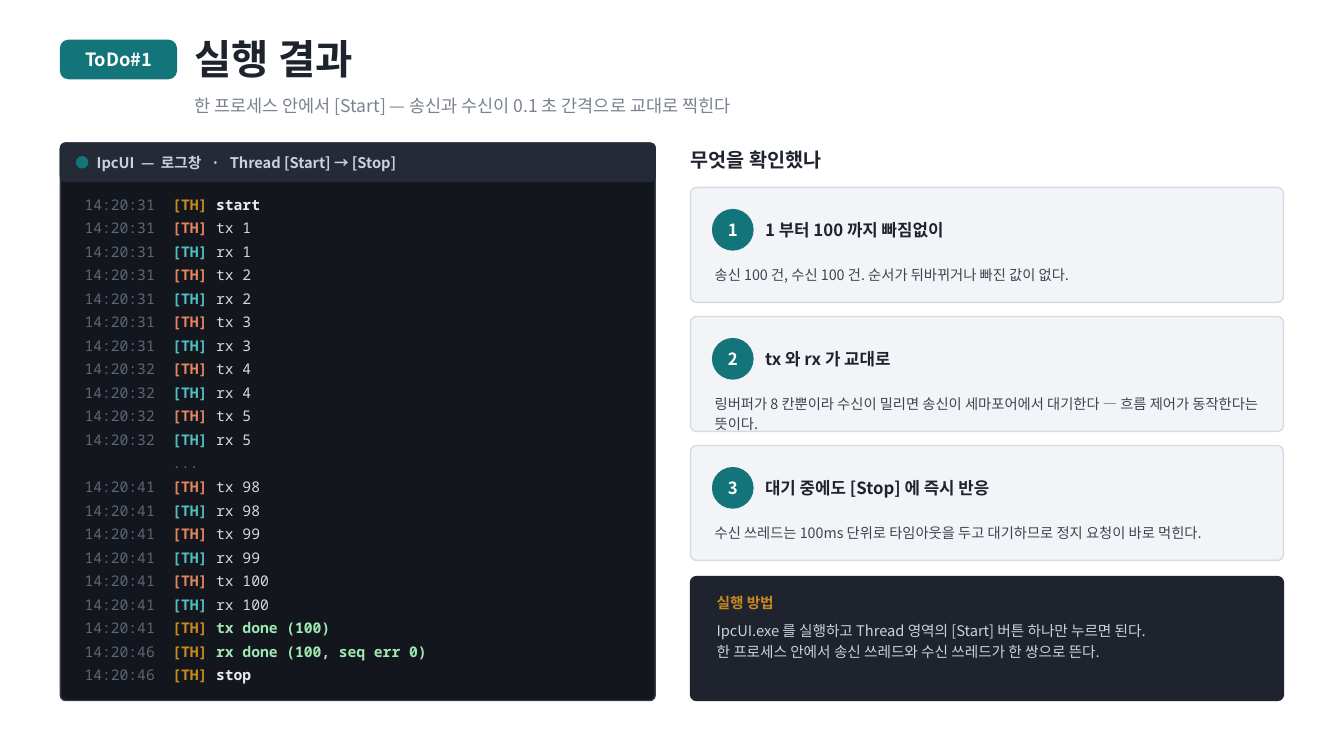
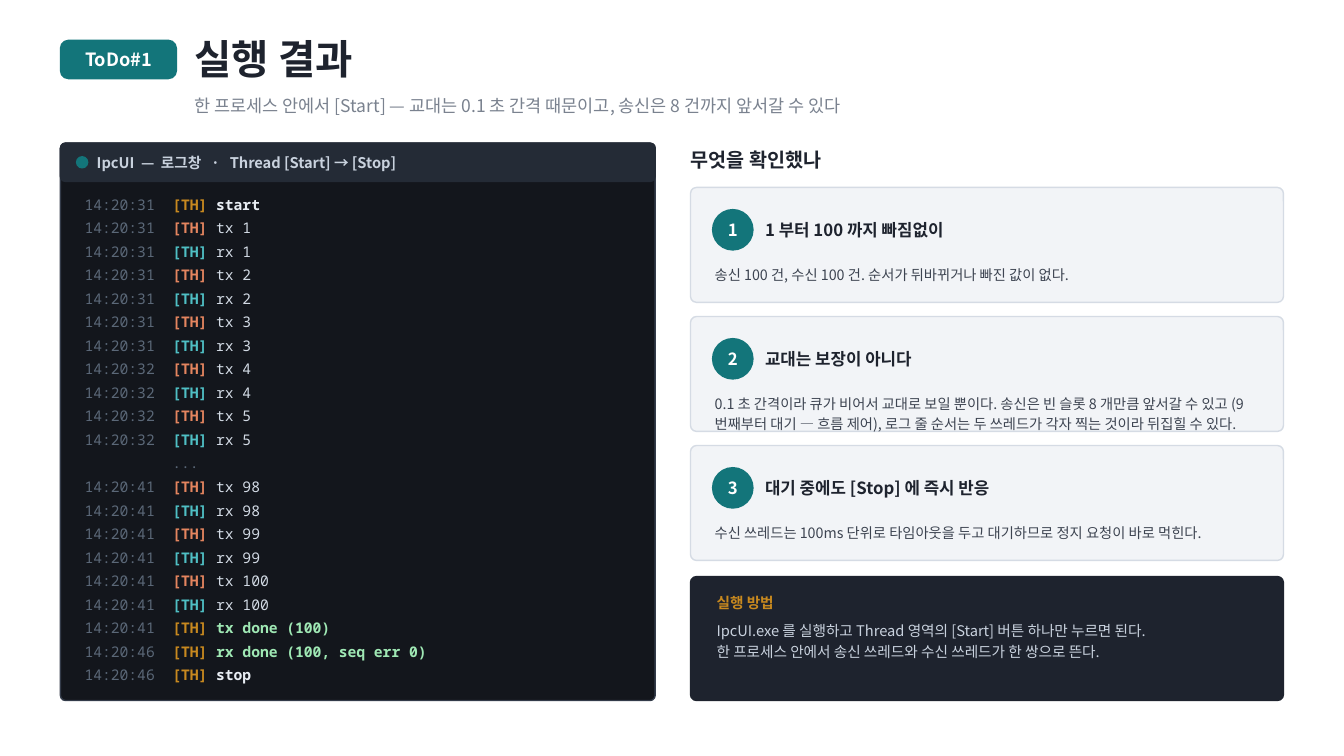
Before and after one commit to harley-hwan/IpcProc, a slide deck: slide 15 of ref/발표자료/IPC_발표자료.pptx (slide 17 before the commit). Drawn at 1344x756 pixels with LibreOffice and Linux fonts; fonts in the diff are those of the drawing. Boxes give left, top, right and bottom in pixels: in the first picture for what was removed or moved away, otherwise in the second. Text is boxed around its words. In the diff, an @@ line names an element or a change of style, - is before the commit and + after.

```diff
--- a/ref/발표자료/IPC_발표자료.pptx
+++ b/ref/발표자료/IPC_발표자료.pptx
@@ text at bbox=[194, 97, 841, 115]: text changed @@
-한 프로세스 안에서 [Start] — 송신과 수신이 0.1 초 간격으로 교대로 찍힌다
+한 프로세스 안에서 [Start] — 교대는 0.1 초 간격 때문이고, 송신은 8 건까지 앞서갈 수 있다
@@ text at bbox=[765, 351, 911, 367]: text changed @@
-tx 와 rx 가 교대로
+교대는 보장이 아니다
@@ text at bbox=[715, 397, 1244, 432]: text changed @@
-링버퍼가 8 칸뿐이라 수신이 밀리면 송신이 세마포어에서 대기한다 — 흐름 제어가 동작한다는 뜻이다.
+0.1 초 간격이라 큐가 비어서 교대로 보일 뿐이다. 송신은 빈 슬롯 8 개만큼 앞서갈 수 있고 (9 번째부터 대기 — 흐름 제어), 로그 줄 순서는 두 쓰레드가 각자 찍는 것이라 뒤집힐 수 있다.
```
Also in this commit, not shown: 1 other slide changed, 2 slides removed, 11 other files.
